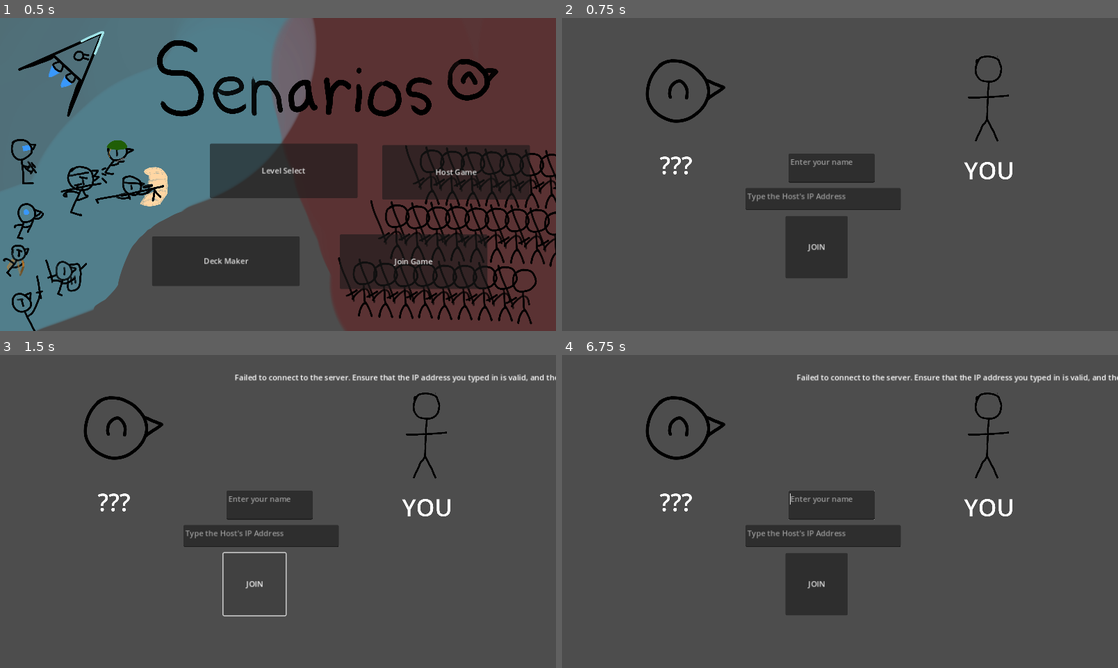
Above: before the commit, frames 1-4 (two rows, left to right).
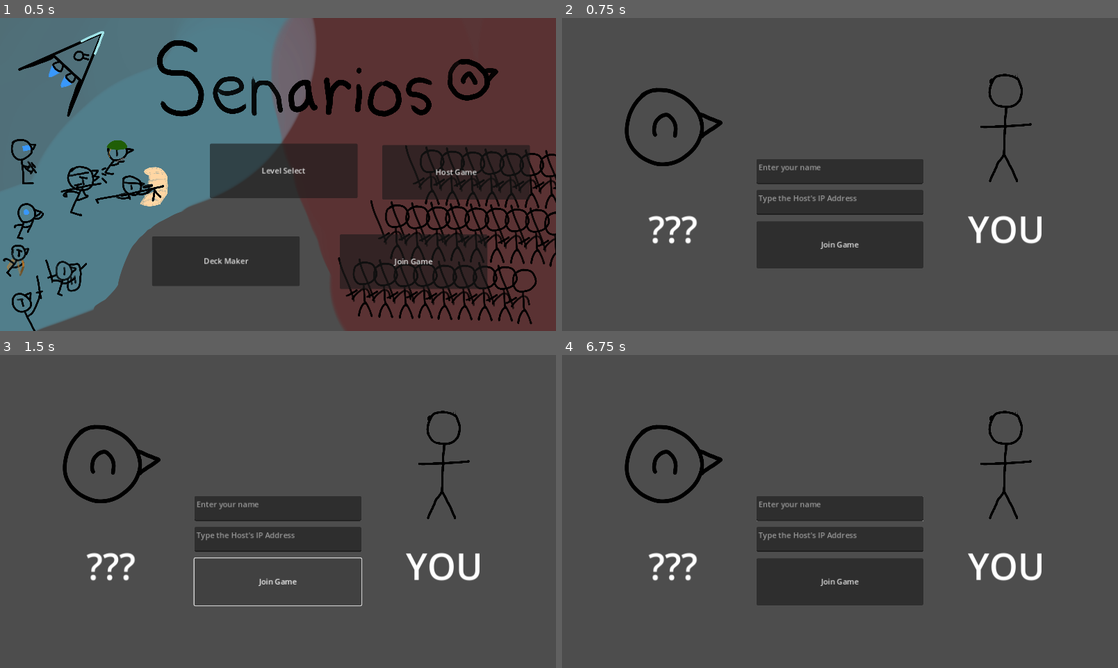
Above: after the commit, the same moments.

Repository: WywySenarios/Senarios
Game: Godot game, scene res://Scenes/main_menu.tscn
The game is run twice, just before and just after one commit, with the same random seed, the same clock (stepped at 60 frames per second) and the same inputs.
Inputs (mouse positions are in pixels of both pictures, inside the frame that each line leads up to):
- Up to frame 1 (0.5 s): no input
- Up to frame 2 (0.75 s): click "Join Game" at 0.5 s
- Up to frame 3 (1.5 s): click "JOIN" (after the commit: "Join Game") at 1.25 s
- Up to frame 4 (6.75 s): move the mouse to (962, 495) at 2.02 s; press the mouse at (962, 495) at 2.03 s; hold D (right) 2.03-2.78 s; move the mouse to (728, 527) at 2.77 s; release the mouse at (728, 527) at 2.78 s; hold S (down) 2.78-3.53 s; tap Mouse wheel down (scroll_down) at 2.85, 5.1 s; move the mouse to (895, 442) at 3.52 s; hold D (right) 3.53-4.28 s; tap Mouse wheel up (scroll_up) at 3.6, 5.85 s; move the mouse to (812, 574) at 4.27 s; hold W (up) 4.28-5.03 s; click (812, 574) at 4.35 s; move the mouse to (1006, 558) at 5.02 s; hold A (left) 5.03-6.53 s; move the mouse to (673, 464) at 5.77 s; move the mouse to (867, 511) at 6.52 s; press the mouse at (867, 511) at 6.53 s; hold S (down) from 6.53 s (still down)

Frame 1 is identical in both runs. In frame 2, 9.0% of the frame differs, in the area x 11-87%, y 12-84%; in frame 3, 6.8%; in frame 4, 9.6%, in the area x 11-100%, y 6-84%.

Commit message:
Lobby Rework
Changed the parent node to a control node. Made the screen proportions all nice and handy.

Diff:
--- a/Scenes/lobby.tscn
+++ b/Scenes/lobby.tscn
@@ -1,72 +1,108 @@
-[gd_scene load_steps=5 format=3 uid="uid://dfkwf1fja0524"]
+[gd_scene load_steps=6 format=3 uid="uid://dfkwf1fja0524"]
 
 [ext_resource type="Script" path="res://scripts/Lobby.gd" id="1_dxodn"]
-[ext_resource type="Texture2D" uid="uid://dlde5ld1d2mh4" path="res://assets/lobby/Icon_Wywy.png" id="2_ccq84"]
-[ext_resource type="Texture2D" uid="uid://h8r22y6iw5gb" path="res://assets/lobby/Icon_Stickman.png" id="3_rgnuj"]
+[ext_resource type="Texture2D" uid="uid://cgia6o3vr4fbo" path="res://assets/lobby/Icon_Wywy.png" id="2_ccq84"]
+[ext_resource type="Texture2D" uid="uid://db2kfx4g70qeu" path="res://assets/lobby/Icon_Stickman.png" id="3_rgnuj"]
 
-[sub_resource type="LabelSettings" id="LabelSettings_r4dlq"]
-font_size = 200
+[sub_resource type="LabelSettings" id="LabelSettings_us7on"]
+font_size = 75
 
-[node name="lobby" type="Node2D"]
+[sub_resource type="LabelSettings" id="LabelSettings_smjo2"]
+font_size = 75
+
+[node name="lobby" type="Control"]
+layout_mode = 3
+anchors_preset = 15
+anchor_right = 1.0
+anchor_bottom = 1.0
+grow_horizontal = 2
+grow_vertical = 2
 script = ExtResource("1_dxodn")
 
-[node name="Icon_Wywy" type="Sprite2D" parent="."]
-position = Vector2(255, 152)
-scale = Vector2(0.25, 0.25)
+[node name="Icon_Wywy" type="TextureRect" parent="."]
+layout_mode = 1
+anchors_preset = -1
+anchor_left = 0.1
+anchor_top = 0.1
+anchor_right = 0.3
+anchor_bottom = 0.6
+offset_bottom = -3.05176e-05
+grow_horizontal = 2
+grow_vertical = 2
 texture = ExtResource("2_ccq84")
+expand_mode = 1
 
-[node name="YOU" type="Label" parent="Icon_Wywy"]
-anchors_preset = 8
-anchor_left = 0.5
-anchor_top = 0.5
-anchor_right = 0.5
-anchor_bottom = 0.5
-offset_left = -586.5
-offset_top = -54.1631
-offset_right = -163.5
-offset_bottom = 218.837
+[node name="Icon_Stickman" type="TextureRect" parent="."]
+layout_mode = 1
+anchors_preset = -1
+anchor_left = 0.7
+anchor_top = 0.1
+anchor_right = 0.9
+anchor_bottom = 0.6
+offset_bottom = -3.05176e-05
+grow_horizontal = 2
+grow_vertical = 2
+texture = ExtResource("3_rgnuj")
+expand_mode = 1
+
+[node name="Host" type="Label" parent="."]
+layout_mode = 1
+anchors_preset = -1
+anchor_left = 0.1
+anchor_top = 0.6
+anchor_right = 0.3
+anchor_bottom = 0.75
+offset_top = -2.89999
+offset_bottom = 2.90002
 grow_horizontal = 2
 grow_vertical = 2
 size_flags_horizontal = 4
 text = "???"
-label_settings = SubResource("LabelSettings_r4dlq")
+label_settings = SubResource("LabelSettings_us7on")
+horizontal_alignment = 1
+uppercase = true
 language = "English"
 
-[node name="Icon_Stickman" type="Sprite2D" parent="."]
-position = Vector2(885, 166)
-scale = Vector2(0.245333, 0.245333)
-texture = ExtResource("3_rgnuj")
-
-[node name="YOU" type="Label" parent="Icon_Stickman"]
-anchors_preset = 8
-anchor_left = 0.5
-anchor_top = 0.5
-anchor_right = 0.5
-anchor_bottom = 0.5
-offset_left = -586.5
-offset_top = -54.1631
-offset_right = -163.5
-offset_bottom = 218.837
+[node name="YOU" type="Label" parent="."]
+layout_mode = 1
+anchors_preset = -1
+anchor_left = 0.7
+anchor_top = 0.6
+anchor_right = 0.9
+anchor_bottom = 0.75
+offset_top = -2.89999
+offset_bottom = 2.90002
 grow_horizontal = 2
 grow_vertical = 2
 size_flags_horizontal = 4
 text = "YOU"
-label_settings = SubResource("LabelSettings_r4dlq")
+label_settings = SubResource("LabelSettings_smjo2")
+horizontal_alignment = 1
 language = "English"
 
 [node name="IPAddressInput" type="TextEdit" parent="."]
-offset_left = 380.0
-offset_top = 352.0
-offset_right = 702.0
-offset_bottom = 398.0
+layout_mode = 1
+anchors_preset = -1
+anchor_left = 0.35
+anchor_top = 0.55
+anchor_right = 0.65
+anchor_bottom = 0.63
+grow_horizontal = 2
+grow_vertical = 2
+tooltip_text = "Type the Host's IP Address"
 placeholder_text = "Type the Host's IP Address"
 
 [node name="JoinButton" type="Button" parent="."]
-offset_left = 463.0
-offset_top = 410.0
-offset_right = 592.0
-offset_bottom = 539.0
-text = "JOIN"
+layout_mode = 1
+anchors_preset = -1
+anchor_left = 0.35
+anchor_top = 0.65
+anchor_right = 0.65
+anchor_bottom = 0.8
+grow_horizontal = 2
+grow_vertical = 2
+tooltip_text = "Join Game"
+text = "Join Game"
 
 [node name="Status Message" type="Label" parent="."]
 offset_left = 486.0
@@ -78,10 +114,15 @@
 wait_time = 5.0
 
 [node name="Player Name" type="TextEdit" parent="."]
-offset_left = 469.0
-offset_top = 281.0
-offset_right = 648.0
-offset_bottom = 341.0
+layout_mode = 1
+anchors_preset = -1
+anchor_left = 0.35
+anchor_top = 0.45
+anchor_right = 0.65
+anchor_bottom = 0.53
+grow_horizontal = 2
+grow_vertical = 2
+tooltip_text = "Player Name"
 placeholder_text = "Enter your name"
 
 [connection signal="pressed" from="JoinButton" to="." method="_on_join_button_pressed"]
--- a/scenes/host_lobby.tscn
+++ b/scenes/host_lobby.tscn
@@ -1,69 +1,98 @@
-[gd_scene load_steps=5 format=3 uid="uid://ckxd4jjj6mxa0"]
+[gd_scene load_steps=6 format=3 uid="uid://ckxd4jjj6mxa0"]
 
 [ext_resource type="Texture2D" uid="uid://cgia6o3vr4fbo" path="res://assets/lobby/Icon_Wywy.png" id="1_ia4xm"]
 [ext_resource type="Script" path="res://scripts/host_lobby.gd" id="1_ky6xf"]
 [ext_resource type="Texture2D" uid="uid://db2kfx4g70qeu" path="res://assets/lobby/Icon_Stickman.png" id="2_7bokt"]
 
-[sub_resource type="LabelSettings" id="LabelSettings_68frg"]
-font_size = 200
+[sub_resource type="LabelSettings" id="LabelSettings_mbwhg"]
+font_size = 75
 
-[node name="host_lobby" type="Node2D"]
+[sub_resource type="LabelSettings" id="LabelSettings_l2fkt"]
+font_size = 75
+
+[node name="host_lobby" type="Control"]
+layout_mode = 3
+anchors_preset = 15
+anchor_right = 1.0
+anchor_bottom = 1.0
+grow_horizontal = 2
+grow_vertical = 2
 script = ExtResource("1_ky6xf")
 
-[node name="Icon_Wywy" type="Sprite2D" parent="."]
-position = Vector2(255, 152)
-scale = Vector2(0.25, 0.25)
+[node name="Icon_Wywy" type="TextureRect" parent="."]
+layout_mode = 1
+anchors_preset = -1
+anchor_left = 0.1
+anchor_top = 0.1
+anchor_right = 0.3
+anchor_bottom = 0.6
+grow_horizontal = 2
+grow_vertical = 2
 texture = ExtResource("1_ia4xm")
+expand_mode = 1
 
-[node name="YOU" type="Label" parent="Icon_Wywy"]
-anchors_preset = 8
-anchor_left = 0.5
-anchor_top = 0.5
-anchor_right = 0.5
-anchor_bottom = 0.5
-offset_left = -586.5
-offset_top = -54.1631
-offset_right = -163.5
-offset_bottom = 218.837
+[node name="Icon_Stickman" type="TextureRect" parent="."]
+layout_mode = 1
+anchors_preset = -1
+anchor_left = 0.7
+anchor_top = 0.1
+anchor_right = 0.9
+anchor_bottom = 0.6
+grow_horizontal = 2
+grow_vertical = 2
+texture = ExtResource("2_7bokt")
+expand_mode = 1
+
+[node name="YOU" type="Label" parent="."]
+layout_mode = 1
+anchors_preset = -1
+anchor_left = 0.1
+anchor_top = 0.6
+anchor_right = 0.3
+anchor_bottom = 0.75
+offset_top = -2.89999
+offset_bottom = 2.90002
 grow_horizontal = 2
 grow_vertical = 2
 size_flags_horizontal = 4
-text = "YOU"
-label_settings = SubResource("LabelSettings_68frg")
+text = "You"
+label_settings = SubResource("LabelSettings_mbwhg")
+horizontal_alignment = 1
+uppercase = true
 language = "English"
 
-[node name="Icon_Stickman" type="Sprite2D" parent="."]
-position = Vector2(885, 166)
-scale = Vector2(0.245333, 0.245333)
-texture = ExtResource("2_7bokt")
-
-[node name="YOU" type="Label" parent="Icon_Stickman"]
-anchors_preset = 8
-anchor_left = 0.5
-anchor_top = 0.5
-anchor_right = 0.5
-anchor_bottom = 0.5
-offset_left = -586.5
-offset_top = -54.1631
-offset_right = -163.5
-offset_bottom = 218.837
+[node name="Player 2" type="Label" parent="."]
+layout_mode = 1
+anchors_preset = -1
+anchor_left = 0.7
+anchor_top = 0.6
+anchor_right = 0.9
+anchor_bottom = 0.75
+offset_top = -2.89999
+offset_bottom = 2.90002
 grow_horizontal = 2
 grow_vertical = 2
 size_flags_horizontal = 4
 text = "???"
-label_settings = SubResource("LabelSettings_68frg")
+label_settings = SubResource("LabelSettings_l2fkt")
+horizontal_alignment = 1
 language = "English"
 
 [node name="StartGameButton" type="Button" parent="."]
-offset_left = 463.0
-offset_top = 410.0
-offset_right = 592.0
-offset_bottom = 539.0
+layout_mode = 1
+anchors_preset = -1
+anchor_left = 0.35
+anchor_top = 0.65
+anchor_right = 0.65
+anchor_bottom = 0.8
+grow_horizontal = 2
+grow_vertical = 2
 disabled = true
 text = "Waiting for second player..."
 
 [node name="Player Name" type="TextEdit" parent="."]
 visible = false
+layout_mode = 0
 offset_left = 486.0
 offset_top = 339.0
 offset_right = 665.0
@@ -71,9 +100,14 @@
 placeholder_text = "Enter your name"
 
 [node name="Status Message" type="Label" parent="."]
-offset_left = 422.0
-offset_right = 751.0
-offset_bottom = 91.0
+layout_mode = 1
+anchors_preset = -1
+anchor_left = 0.35
+anchor_right = 0.65
+anchor_bottom = 0.2
+grow_horizontal = 2
+grow_vertical = 2
+horizontal_alignment = 1
 
 [node name="Timer" type="Timer" parent="Status Message"]
 wait_time = 5.0
--- a/scripts/autoload/lobby.gd
+++ b/scripts/autoload/lobby.gd
@@ -17,6 +17,7 @@
 
 const PORT: int = 5323
 const DEFAULT_SERVER_IP: String = "127.0.0.1" # IPv4 localhost
+const MIN_CONNECTIONS: int = 2
 const MAX_CONNECTIONS: int = 2
 const DEFAULT_PLAYER_NAME: String = "???"
 
@@ -30,6 +31,11 @@
 
 ## This contains all the ids of the players who have successfully chosen their starting hand.
 var playersReady = []
+
+## Stores all the card selection indexes. Key is the player ID, value is an array with the deck indexes selected.
+var playerCardSelectionIndexes: Dictionary = {}
+
+
 
 ## Stores the current stage of the game:
 ## {
@@ -75,6 +81,7 @@
 signal cardStatUpdated(index: Array[int], statName: String, newMagnitude: int)
 signal playerHealthUpdated(id: int, oldHealth: int)
 signal playerEnergyUpdated(id: int, oldEnergy: int)
+signal gameStateChange(oldGameStateName: String, oldGameStatePlayer: int)
 
 # Gameplay variables:
 var gameRound: int = 0
@@ -218,6 +225,12 @@
 			var cardsToPassIn: Array[String] = [players[i].deck.content[0], players[i].deck.content[1], players[i].deck.content[2], players[i].deck.content[3]]
 			startingHand.rpc_id(i, cardsToPassIn)
 
+			# store which deck indexes the players have chosen thusfar
+			playerCardSelectionIndexes[i] = [0, 1, 2, 3]
+
+		# start the card selection game stage
+		approveGameStateChange.rpc("Card Draw", -1)
+
 
 
 
@@ -229,11 +242,12 @@
 
 
 ## Reshuffles the deck of the player with the ID specified.
-## ID referes to the player whose deck is being shuffled.
+## ID refers to the player whose deck is being shuffled.
+## This function notifies the player that their deck has been shuffled (not implemented yet)
 ## @experimental
 func shuffleDeck(id: int):
 	# actually shuffles the deck
-	players[id].deck.shuffle()
+	players[id].deck.content.shuffle()
 
 	#changeDeckLength.rpc(players[id], id) # broadcast deck length changes
 
@@ -263,7 +277,8 @@
 	# check for valid input
 	if 0 <= index and index <= 3: # IDK why I need the "and" keyword here XD
 		if multiplayer.is_server(): # ensure only the server responds
-			approvedRerollWish.rpc_id(id, index + 4, players[id].deck.content[index + 4])
+			playerCardSelectionIndexes[id][index] += 4 # update card selection index
+			approvedRerollWish.rpc_id(id, index + 4, players[id].deck.content[index + 4]) # approve request
 	else:
 		return
 	# contact ONLY the player who has drawn the card that they have received a new card.
@@ -277,23 +292,53 @@
 
 
 
+
+
+
 ## Called when the game stage is to change.
 ## Can be called by anyone, but only takes effect if the correct person calls it.
 ## Additionally, calling this during the card selection phase marks that the player who called it is ready.
-## To call this function, call the HOST using rpc_id.
-# TODO fix up RPC parameters
-@rpc("any_peer", "reliable")
+@rpc("any_peer", "reliable", "call_local")
 func changeGameState(id: int):
-	# if the current state of the game is ...,
-	if gameState.name == "Card Draw":
-		# TODO implement card selection phase code
-		# give the players their cards
-		pass
+	if multiplayer.is_server():
+		# if the current state of the game is ...,
+		if gameState.name == "Card Draw":
+			# TODO implement card selection phase code
+			# give the players their cards
+			for i in playerCardSelectionIndexes[id]:
+				# tell every player about the new card
+				for a in players:
+					if a == id or a == 1:
+						# give the correct card information to the host and respective player
+						handOverCard.rpc_id(a, id, players[id].deck.content[i])
+					else:
+						# do not give privileged information to anyone else
+						handOverCard.rpc_id(a, id, "")
+
+			# mark the player as ready for the next round
+			playersReady.append(id)
+
+			# see if everyone is ready or not
+			if len(playersReady) == players.size():
+				approveGameStateChange.rpc("Turn", 1)
 	# TODO decide if this is the right client to call
 	# TODO implement turn code
 	# TODO call this after lobby creation
 	# TODO ensure that the clients have been notified
-	pass
+
+## Called when the server wants the game state to change.
+## To get the game state to change, call "changeGameState" on the server using rpc_id
+@rpc("authority", "reliable", "call_local")
+func approveGameStateChange(name: String, player: int):
+	var oldName: String = gameState.name
+	var oldPlayer: int = gameState.player
+	print("Game state change approved: ", name, ", ", player)
+	gameState = {
+		"name": name,
+		"player": player
+	}
+
+	gameStateChange.emit(oldName, oldPlayer)
 
 ## Called when all players' turns have expired and a new round start. Should ONLY be called by the host.
 func serverNextRound():
@@ -356,8 +401,9 @@
 ## Called when the server wants to hand over a card into the client's inventory.
 ## EVERY person will be notified that the card has been drawn. However, only the relevant player will know exactly what card has been drawn.
 ## This function has a special behaviour when the player's inventory is already full TODO @experimental
+## The target parameter refers to the player (ID) who has received the card.
 # TODO fix up RPC paramters
 # TODO use rpc_id to call this function properly
 @rpc("authority", "call_local", "reliable")
-func handOverCard(card: Card):
+func handOverCard(target: int, card: String):
 	pass
--- a/scripts/host_lobby.gd
+++ b/scripts/host_lobby.gd
@@ -1,4 +1,4 @@
-extends Node2D
+extends Control
 
 
 # Called when the node enters the scene tree for the first time.
@@ -34,7 +34,7 @@
 		return # no need to update information if the user's information has changed (that would be useless :P)
 	else: # another player's information has changed!
 		# update opponent's name
-		$"Icon_Stickman/YOU".text = Lobby.players[id].name
+		$"Player 2".text = Lobby.players[id].name
 
 ## Called when the user requests the game to be started.
 func _on_start_game_button_button_up():
